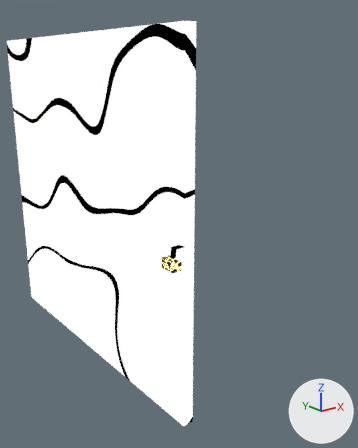
The Blender file Assets/_Content/Graphics/Models/InfusedMarble/.WorkingFiles/InfusedMarble.blend, before and after one commit.
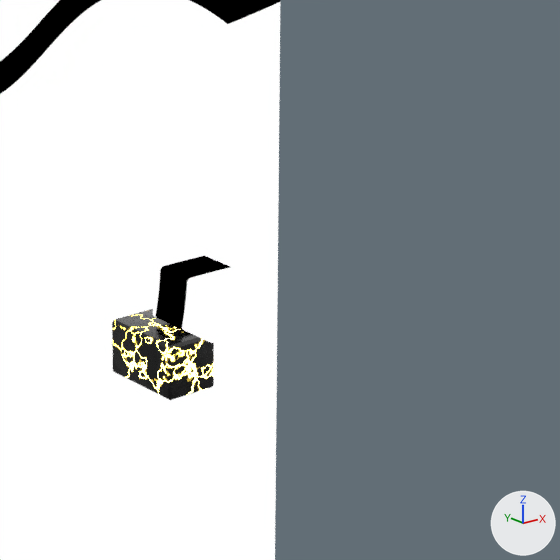
Each version is shown from a 50 mm lens placed at (-49.6, -64.1, 32.7), pointed at (2.0, 0.4, 6.9), then close up on the part from 39% to 70% of the width and 43% to 68% of the height. The axes (+X, +Y, +Z) are drawn at lower right. The lights are the same throughout. The first two pictures are the older version. Objects named as collision shapes, trigger or cutter boxes, shadow casters or lower levels of detail are left out.
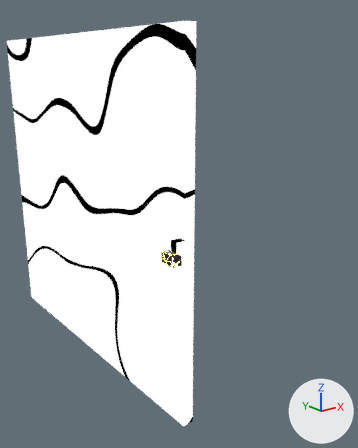
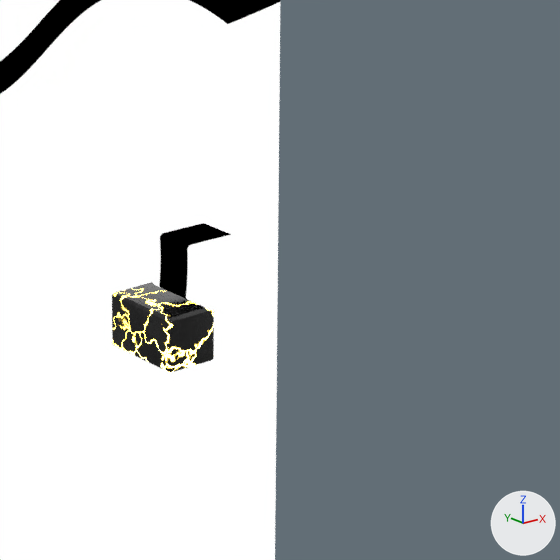
Commit message: InfusedMarble prototype

The change, as a list of edits to the scene's bpy script:
```text
Add me_cube_1:
    me_cube_1.from_pydata(...)  # 600 vertices, 602 faces; spans x -1.0..1.0, y 0.0..2.0, z -1.67..1.67
    me_cube_1.polygons.foreach_set('use_smooth', [True] * 602)
    me_cube_1.materials.append(mat_infusedmarble)
Remove ob_cube:
    ob_cube = bpy.data.objects.new('Cube', me_cube)
    ob_cube.location = (0.0, 0.0, 0.0)
Change ob_cube_001:
    ob_cube_001.location: (1.0, -1.0, 2.15) -> (1.0, -1.0, 3.33)
Add ob_block_000:
    ob_block_000 = bpy.data.objects.new('Block.000', me_cube_1)
    ob_block_000.location = (0.0, 0.0, 0.0)
    ob_block_000.rotation_euler = (1.571, 0.0, 0.0)  # degrees (90, 0, 0)
```

Boxes [x1, y1, x2, y2] around the edits, measured in the close-ups (560 x 560 px):
'Cube.001', moved
    before: [152, 252, 255, 343]
    after: [152, 220, 256, 310]
'Block.000', added
    after: [112, 282, 214, 373]
'Cube', deleted
    before: [112, 309, 214, 400]
